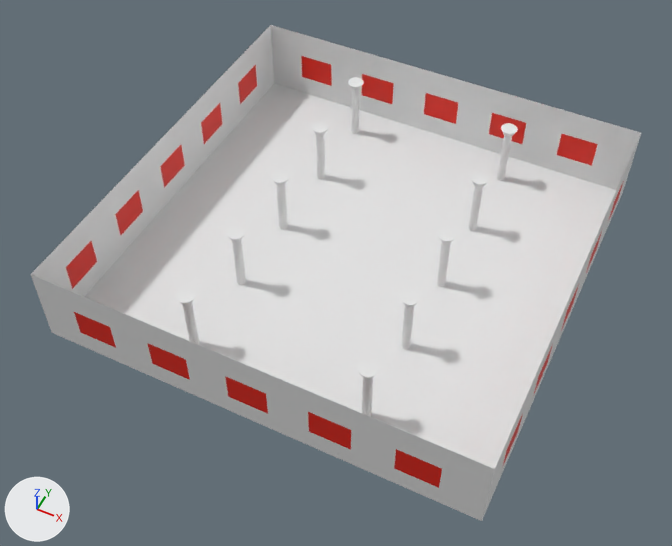
The glTF model Basic Sim/assets/space.glb, before and after one commit.
Before and after are seen from a camera (50 mm lens) standing at (206.0, -460.0, 552.0) and looking at (-11.0, -26.0, 10.0). The lights are fixed; the arrows at lower left show +X, +Y and +Z. Where no turn or scale is listed for an object, it has been applied to the vertices. Vertices at the same position are counted once.

Before the edit, the objects in view are built like this:
```python
mat_floor = principled_material('Floor')
mat_floor.base_color = (0.8, 0.8, 0.8)  # white #e7e7e7
mat_walls = principled_material('Walls')
mat_walls.base_color = (0.8, 0.8, 0.8)  # white #e7e7e7
mat_windows = principled_material('Windows')
mat_windows.base_color = (0.8, 0.0118, 0.0)  # red #e71c00
me_cylinder_001 = bpy.data.meshes.new('Cylinder.001')
me_cylinder_001.from_pydata(...)  # 1600 vertices, 3160 faces; spans x -43.4..2.0, y -2.0..82.2, z -1.3..1.0
me_cylinder_001.materials.append(mat_pillars)  # white #e7e7e7
me_plane = bpy.data.meshes.new('Plane')
me_plane.from_pydata([(-1.0, -1.0, 0.0), (1.0, -1.0, 0.0), (-1.0, 1.0, 0.0), (1.0, 1.0, 0.0)], [], [(0, 1, 3), (0, 3, 2)])
me_plane.materials.append(mat_floor)  # white #e7e7e7
me_plane_001 = bpy.data.meshes.new('Plane.001')
me_plane_001.from_pydata(...)  # 576 vertices, 968 faces; spans x -343.0..0.0, y -232.0..111.0, z -108.0..-42.0
# faces by material slot: [160, 808]
me_plane_001.materials.append(mat_windows)  # red #e71c00
me_plane_001.materials.append(mat_walls)  # white #e7e7e7
ob_floor = bpy.data.objects.new('Floor', me_plane)
ob_floor.parent = ob_space
ob_floor.location = (-11.31, 5.556, 0.0)
ob_floor.scale = (250.0, 250.0, -54.6)
ob_pillars = bpy.data.objects.new('Pillars', me_cylinder_001)
ob_pillars.parent = ob_space
ob_pillars.location = (92.5, -187.5, 35.42)
ob_pillars.scale = (4.97, 4.97, -35.4)
ob_walls = bpy.data.objects.new('Walls', me_plane_001)
ob_walls.location = (163.7, 64.4, 107.9)
```
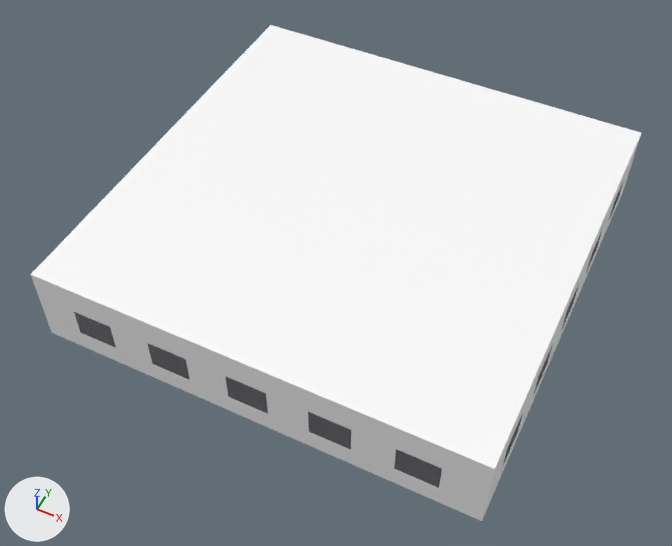
Pixel boxes [x1, y1, x2, y2] of what changed, in the pictures (672 x 546 px):
'Walls', recoloured, surface changed, reshaped
    before: [31, 25, 641, 521]
    after: [30, 25, 641, 521]
'Floor', recoloured
    both: [84, 84, 616, 469]
'Pillars', recoloured, moved, rescaled
    before: [176, 77, 518, 417]
    after: [174, 68, 519, 368]
part 1 of me_plane_001, added
    after: [30, 25, 641, 469]

Edits to the bpy script that builds the scene:
```text
Change mat_floor:
    mat_floor.base_color: (0.8, 0.8, 0.8) -> (0.163, 0.15, 0.161)  # white #e7e7e7 -> grey #706c70
Change mat_windows:
    mat_windows.base_color: (0.8, 0.0118, 0.0) -> (0.884, 0.865, 1.0)  # red #e71c00 -> white #f2efff
    add mat_windows.transmission_weight = 0.293
    mat_windows.roughness: 0.5 -> 1.0
    mat_windows.alpha: 1.0 -> 0.164
Change mat_walls:
    mat_walls.base_color: (0.8, 0.8, 0.8) -> (1.0, 1.0, 1.0)  # white #e7e7e7 -> white #ffffff
Change me_plane_001:
    where me_plane_001.from_pydata(...)  # 576 vertices, 968 faces; spans x -343.0..0.0, y -232.0..111.0, z -108.0..-42.0
    used by ob_walls; location = (163.7, 64.4, 107.9)
    verts and faces of me_plane_001; kept vertices keep their numbers, new ones are numbered from 576
    me_plane_001 part 1
    add verts[576] = (-343.0, -232.0, -42.0)  # pixel (30, 274)
    add verts[577] = (0.0, -232.0, -42.0)  # pixel (494, 469)
    add verts[578] = (-343.0, 111.0, -42.0)  # pixel (270, 24)
    add verts[579] = (0.0, 111.0, -42.0)  # pixel (641, 132)
    add faces += [(576, 577, 579), (576, 579, 578)]  # mat_walls (white #ffffff)
Change ob_pillars:
    ob_pillars.location: (92.5, -187.5, 35.42) -> (92.5, -187.5, 41.66)
    ob_pillars.scale: (4.97, 4.97, -35.4) -> (4.97, 4.97, -42.2)
```
